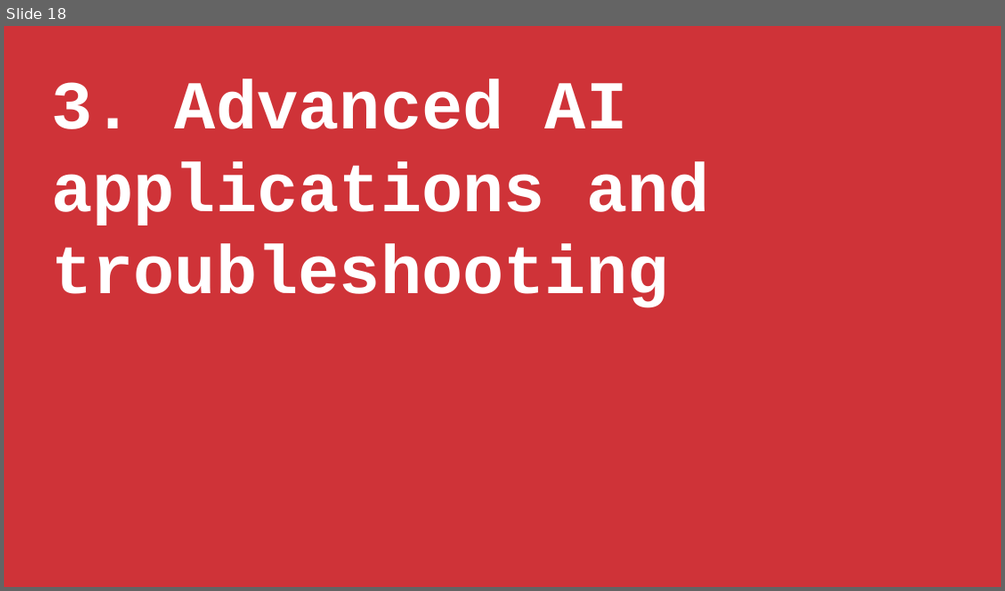
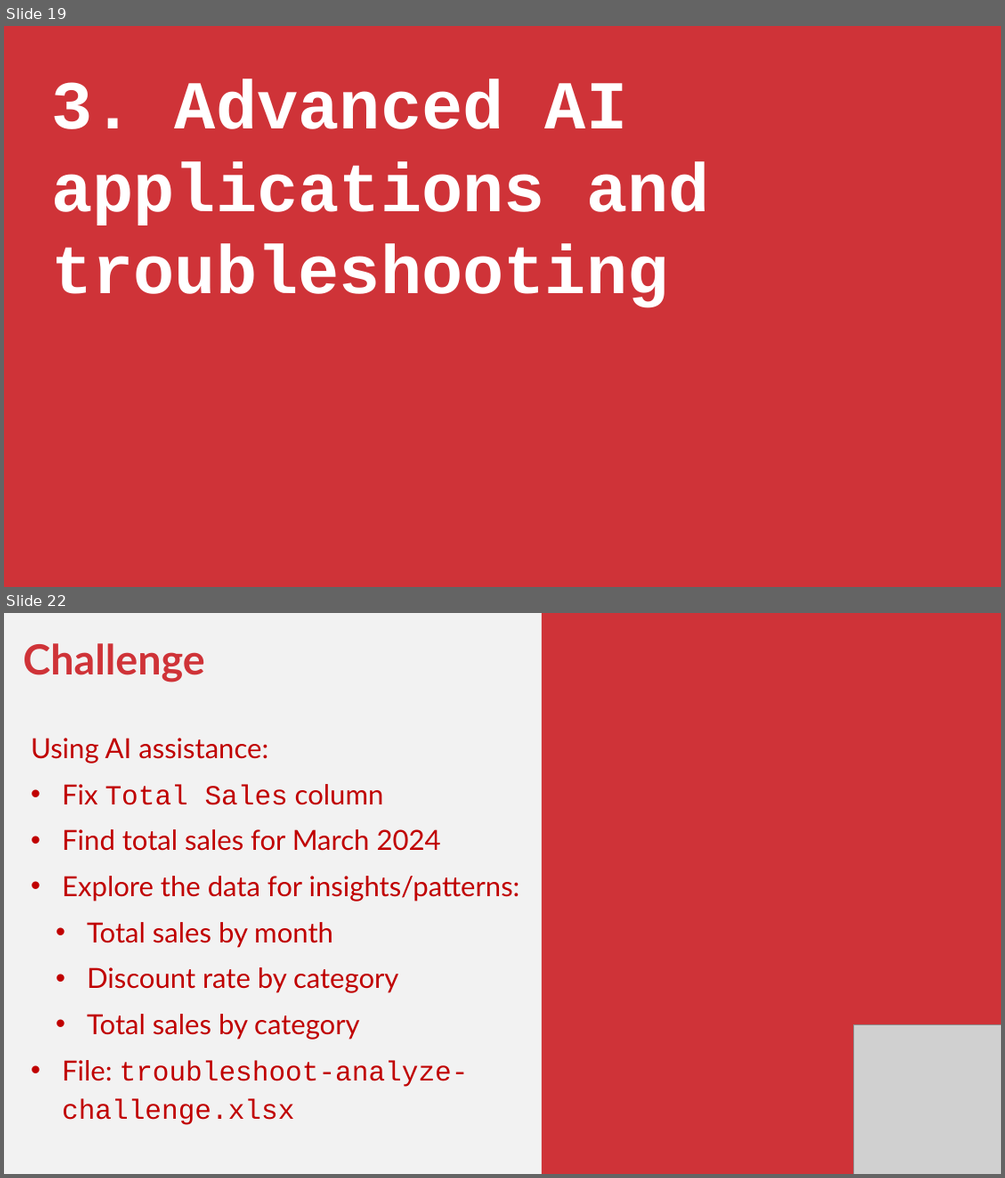
Before and after one commit to stringfestdata/gen-ai-for-excel-masterclass, a slide deck: gen-ai-for-excel-masterclass.pptx. Shown one above the other, each under a label of ours: slide 18 before the commit, slides 19 and 22 after it; the slides between them are not shown. The pictures are 1005x591 and 1005x1178 pixels, drawn with LibreOffice and Linux fonts; fonts in the diff are those of the drawing; grey boxes stand for pictures. Boxes give left, top, right and bottom in pixels: in the first picture for what was removed or moved away, otherwise in the second. Text is boxed around its words. In the diff, an @@ line names an element or a change of style, - is before the commit and + after.

```diff
--- a/gen-ai-for-excel-masterclass.pptx
+++ b/gen-ai-for-excel-masterclass.pptx
@@ slide 22 added at bbox=[4, 613, 1001, 1174], background #F2F2F2 @@
@@ rectangle added at bbox=[542, 613, 1001, 1174], fill #CF3338 @@
@@ text added at bbox=[23, 643, 520, 1125], 40 pt, text #C00000 @@
+Challenge
+Using AI assistance:
+• Fix Total Sales column
+• Find total sales for March 2024
+• Explore the data for insights/patterns:
+  • Total sales by month
+  • Discount rate by category
+  • Total sales by category
+• File: troubleshoot-analyze-challenge.xlsx
@@ picture added at bbox=[853, 1024, 1001, 1174] @@
@@ what was slide 18 is now slide 19 @@
```
Also in this commit, not shown: 8 slides changed, 1 other slide added, 1 slide removed, 10 other files.
